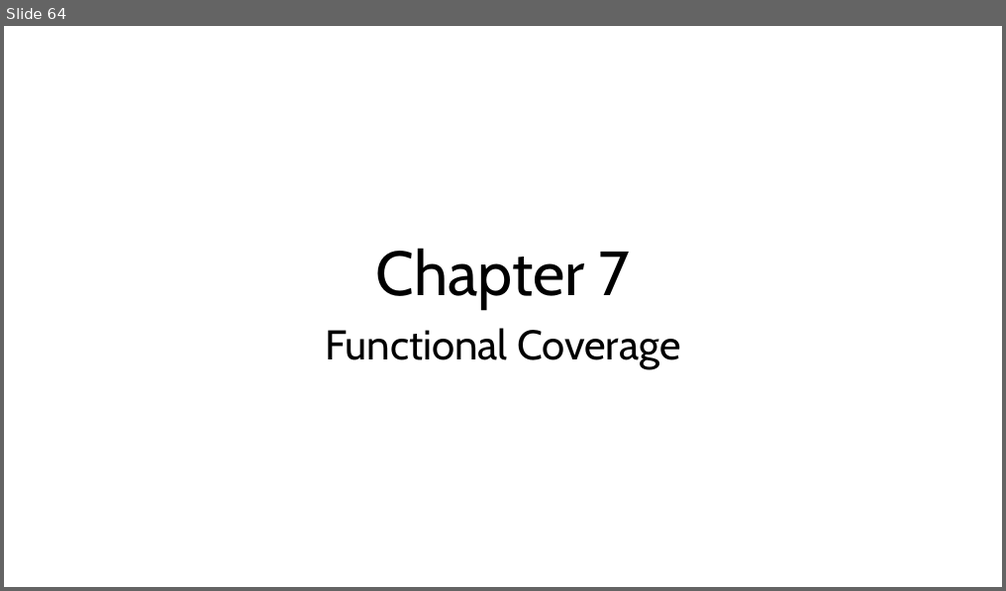
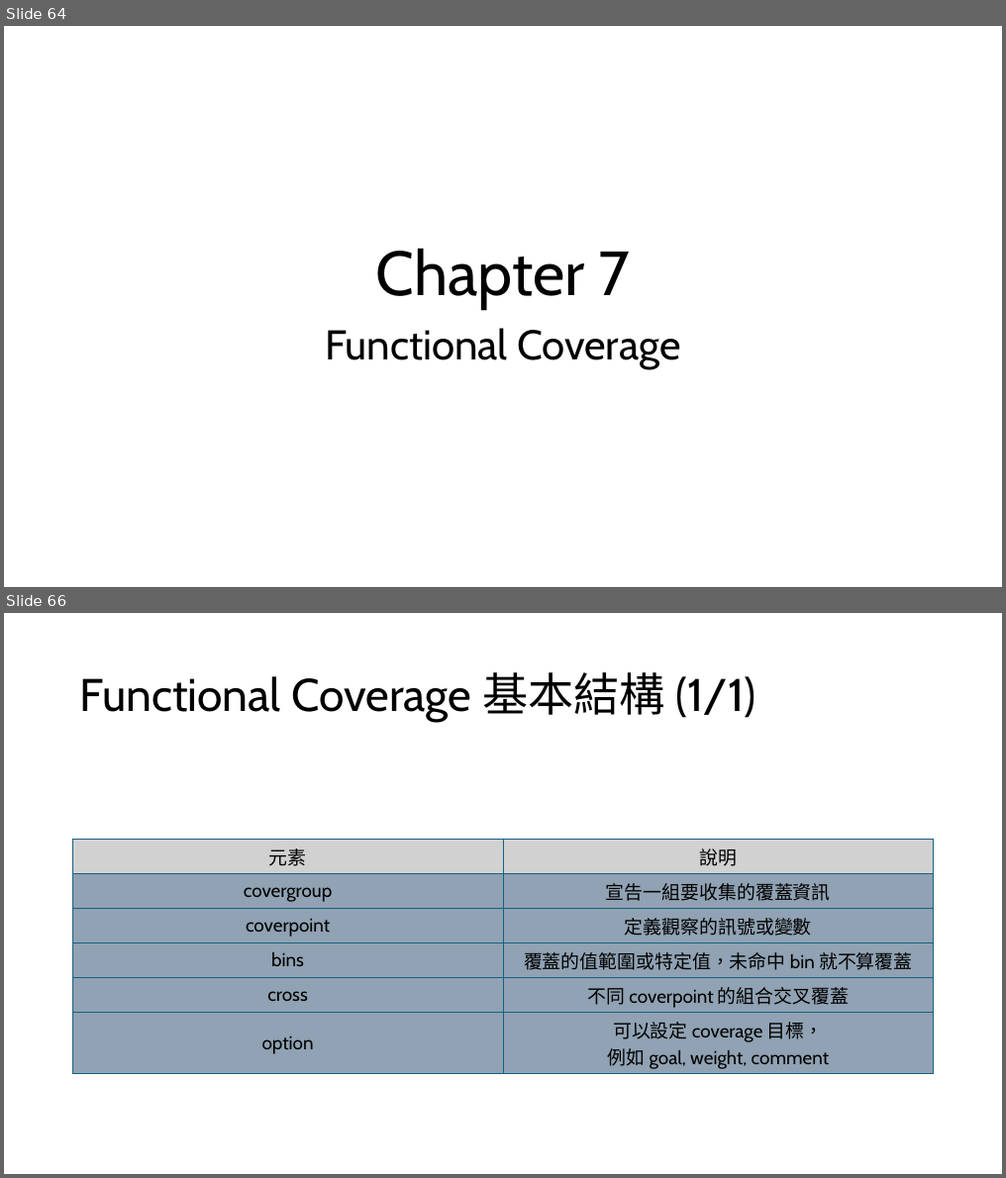
Before and after one commit to s9001055/DV_learning, a slide deck: systemverilog/SystemVerilog_語法學習.pptx. Shown one above the other, each under a label of ours: slide 64 before the commit, slides 64 and 66 after it; the slides between them are not shown. The pictures are 1006x591 and 1006x1178 pixels, drawn with LibreOffice and Linux fonts; fonts in the diff are those of the drawing. Boxes give left, top, right and bottom in pixels: in the first picture for what was removed or moved away, otherwise in the second. Text is boxed around its words. In the diff, an @@ line names an element or a change of style, - is before the commit and + after.

Commit message:
Modify: SystemVerilog_語法學習.pptx 1. Add: chapter 7 Functional Coverage

```diff
--- a/systemverilog/SystemVerilog_語法學習.pptx
+++ b/systemverilog/SystemVerilog_語法學習.pptx
@@ slide 66 added at box(4, 613, 1002, 1174), background #FFFFFF @@
@@ title added at box(80, 672, 756, 722), 44 pt, text #000000 @@
+Functional Coverage 基本結構 (1/1)
@@ table added at box(73, 840, 934, 1073), 6 rows, 2 columns @@
+元素 | 說明
+covergroup | 宣告一組要收集的覆蓋資訊
+coverpoint | 定義觀察的訊號或變數
+bins | 覆蓋的值範圍或特定值，未命中 bin 就不算覆蓋
+cross | 不同 coverpoint 的組合交叉覆蓋
+option | 可以設定 coverage 目標， / 例如 goal, weight, comment
```
Also in this commit, not shown: 1 other slide added, 1 other file.
